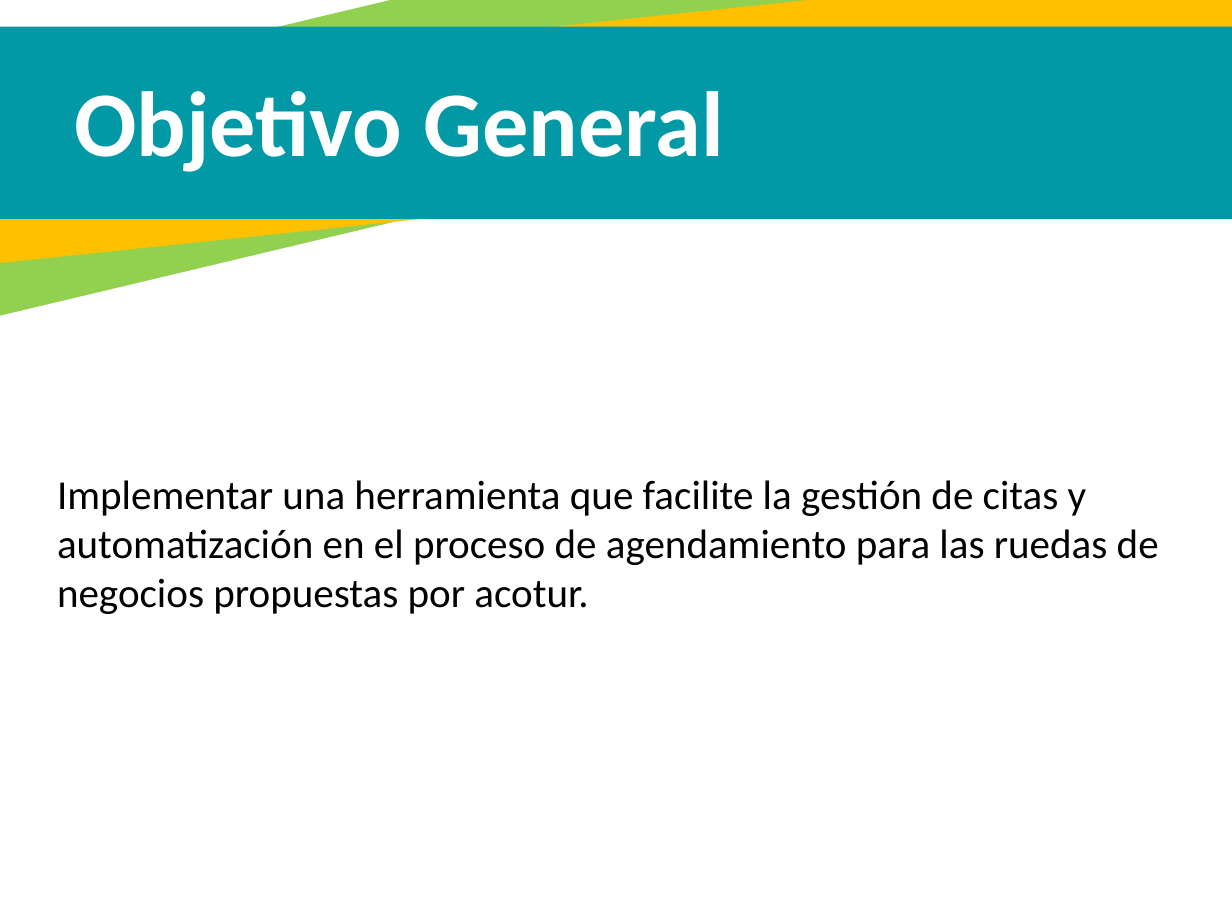
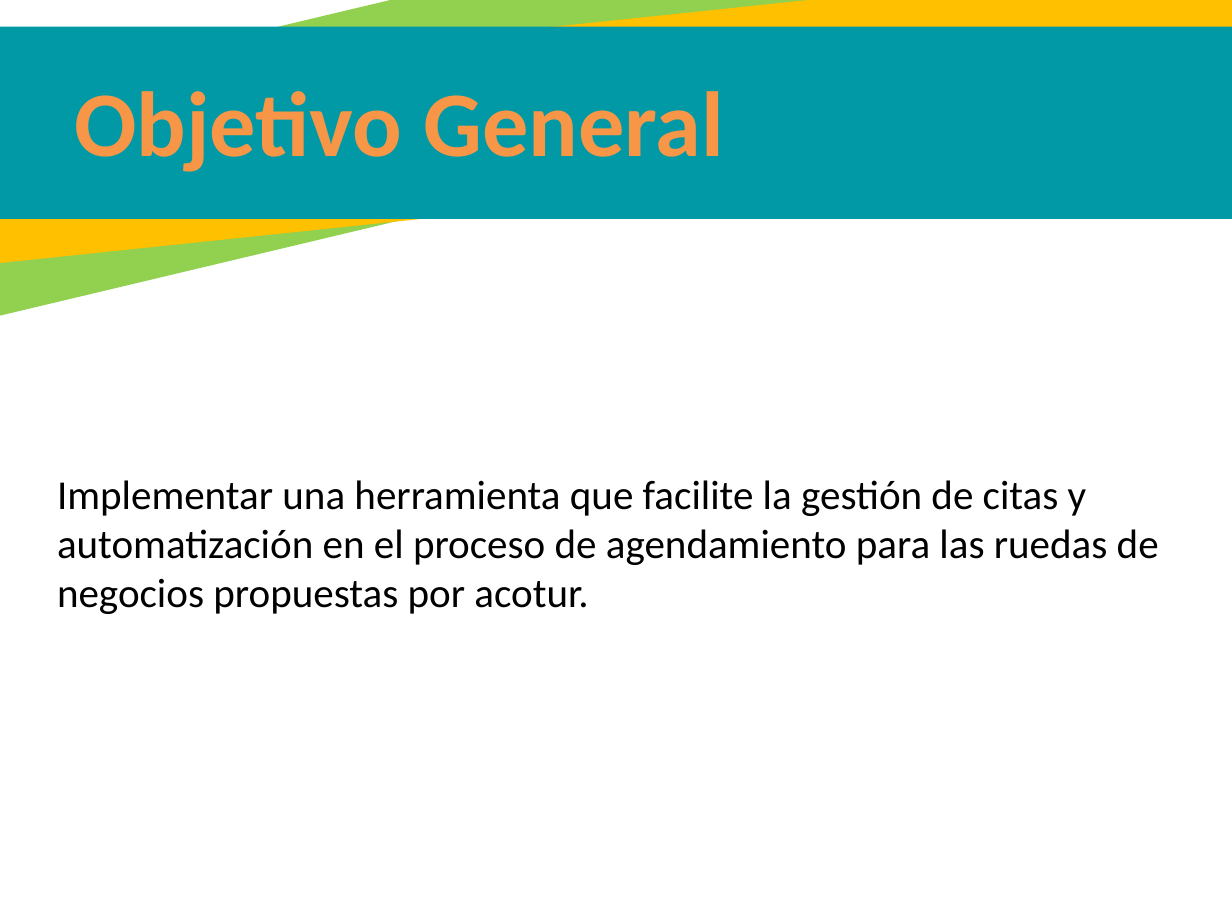
Before and after one commit to fily666/Proyecto_sena, a slide deck: slide 7 of Proyecto/Exposición/Exposición trimestre 1.pptx. Drawn at 1232x924 pixels with LibreOffice and Linux fonts; fonts in the diff are those of the drawing. Boxes give left, top, right and bottom in pixels: in the first picture for what was removed or moved away, otherwise in the second. Text is boxed around its words. In the diff, an @@ line names an element or a change of style, - is before the commit and + after.

```diff
--- a/Proyecto/Exposición/Exposición trimestre 1.pptx
+++ b/Proyecto/Exposición/Exposición trimestre 1.pptx
@@ text "Objetivo General" at bbox=[74, 91, 723, 172]: text colour #FFFFFF to #F79646 @@
```
Also in this commit, not shown: 7 other slides changed, 1 slide added, 2 slides removed, 40 other files.
